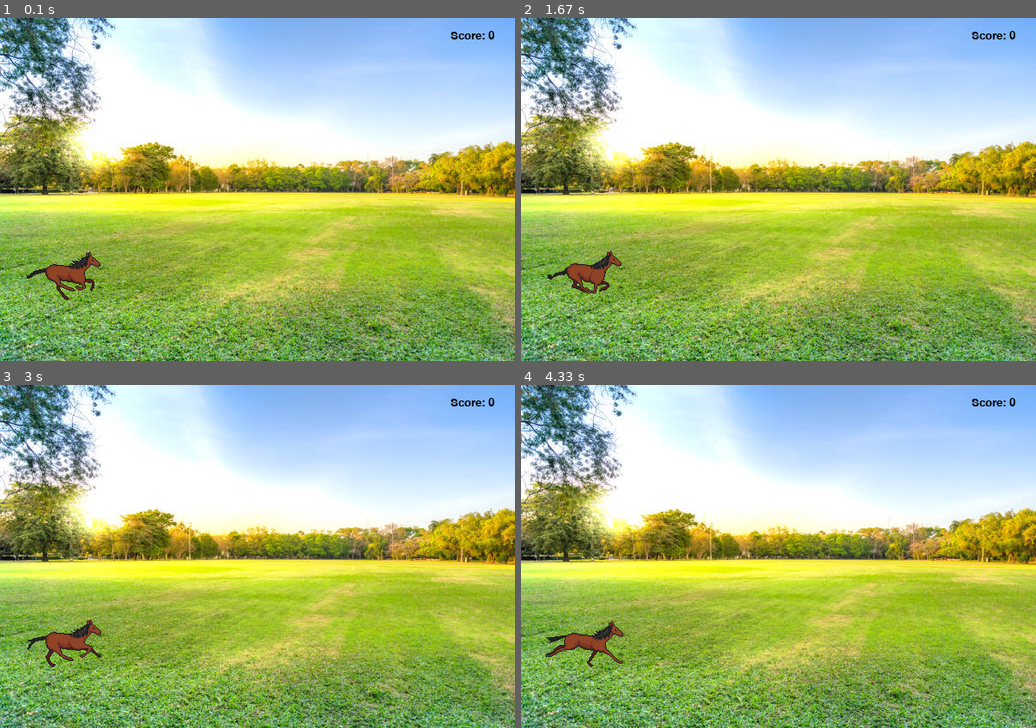
Above: before the commit, frames 1-4 (two rows, left to right).
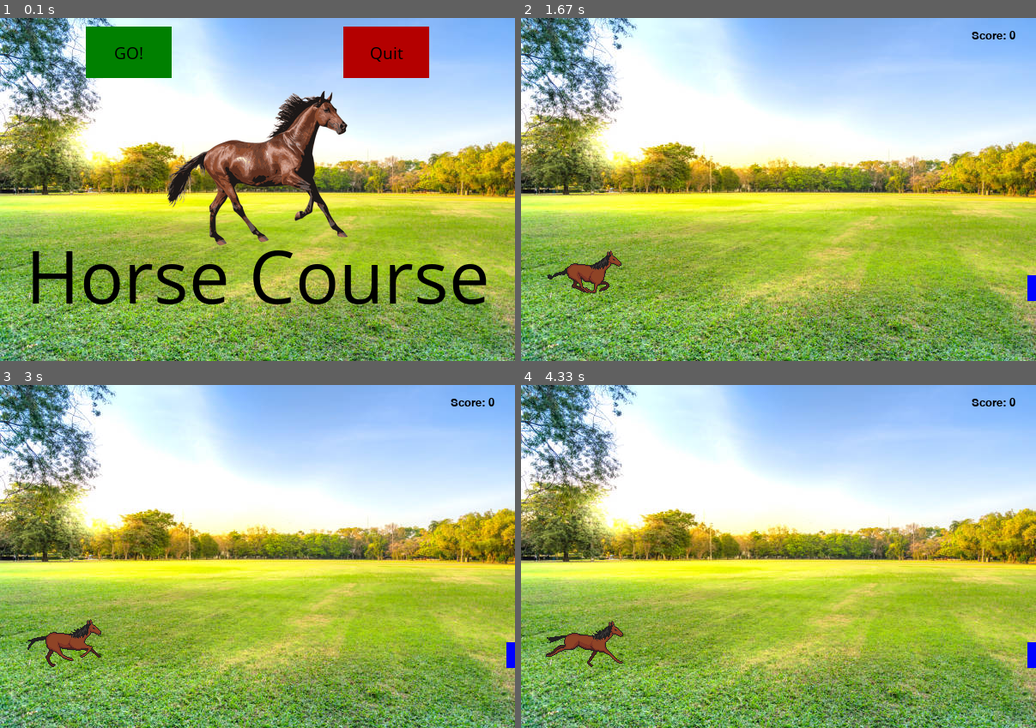
Above: after the commit, the same moments.

Repository: shamsmusa/CY300
Game: pygame game, started from working_Game.py
The game is run twice, just before and just after one commit, with the same random seed, the same clock (stepped at 60 frames per second) and the same inputs.
Inputs (mouse positions are in pixels of both pictures, inside the frame that each line leads up to):
- Up to frame 1 (0.1 s): no input
- Up to frame 2 (1.67 s): press the mouse at (649, 52) at 0.37 s; move the mouse to (737, 158) at 0.47 s; release the mouse at (830, 264) at 0.6 s
- Up to frame 3 (3 s): no input
- Up to frame 4 (4.33 s): no input

The runs differ from the first frame. In frame 1, 15% of the frame differs, in the area x 5-96%, y 2-84%; in frame 2, 0.1%; in frame 3, 0.1%; in frame 4, 0.1%.

Commit message:
Add files via upload

Diff:
--- a/working_Game.py
+++ b/working_Game.py
@@ -28,8 +28,8 @@
 GREEN = (0, 128, 0)
 BRIGHTGREEN = (0,255,0)
 PURPLE = (128, 0, 128)
-RED = (255, 0, 0)
-BRIGHTRED = (0,255,0)
+RED = (180, 0, 0)
+BRIGHTRED = (255,0,0)
 YELLOW = (255, 255, 0)
 NAVYBLUE = (0, 0, 128)
 WHITE = (255, 255, 255)
@@ -38,6 +38,7 @@
 FPS = 15 #frames per second
 W, H = 600, 400 #window width (pixels), window height (pixels)
 HW, HH = W / 2, H / 2
+gameDisplay = pygame.display.set_mode((W,H))
 AREA = W * H
 fps_clock = pygame.time.Clock()
 
@@ -153,27 +154,37 @@
     textrect.center = (x, y)
     surface.blit(textobj, textrect)
 
+#https://pythonprogramming.net/pygame-start-menu-tutorial/
+def text_objects(text, font):
+    textSurface = font.render(text, True, BLACK)
+    return textSurface, textSurface.get_rect()
+
+def message_display(text):
+    largeText = pygame.font.Font('freesansbold.ttf',115)
+    TextSurf, TextRect = text_objects(text, largeText)
+    TextRect.center = ((display_width/2),(display_height/2))
+    gameDisplay.blit(TextSurf, TextRect)
+
 # Displaying Text to PyGame Screen [Internet]. Python Programming; [cited 2018 Nov 13].
     # Available from: https://pythonprogramming.net/displaying-text-pygame-screen/?
     # completed=/adding-boundaries-pygame-video-game/
 #button for main menu
-"""
+
 def button(msg,x,y,w,h,ic,ac,action=None):
     mouse = pygame.mouse.get_pos()
     click = pygame.mouse.get_pressed()
-    print(click)
+    #print(click)
     if x+w > mouse[0] > x and y+h > mouse[1] > y:
         pygame.draw.rect(gameDisplay, ac,(x,y,w,h))
         if click[0] == 1 and action != None:
-            #action()
+            action()
     else:
-        pygame.draw.rect(gameDisplay, ic,(x,y,w,h))
+            pygame.draw.rect(gameDisplay, ic,(x,y,w,h))
 
     smallText = pygame.font.SysFont("comicsansms",20)
     textSurf, textRect = text_objects(msg, smallText)
     textRect.center = ( (x+(w/2)), (y+(h/2)) )
     gameDisplay.blit(textSurf, textRect)
-"""
 
 
 
@@ -231,8 +242,8 @@
         # if GO clicked, initiate game
         # if Quit clicked, terminate game
 
-        #button("GO!", 150, 450, 100, 50, GREEN, BRIGHTGREEN, play_game)
-        #button("Quit", 550, 450, 100, 50, RED, BRIGHTRED, terminate)
+        button("GO!", 100, 10, 100, 60, GREEN, BRIGHTGREEN, play_game)
+        button("Quit", 400, 10, 100, 60, RED, BRIGHTRED, terminate)
 
         pygame.display.update()
         fps_clock.tick(FPS)
@@ -263,10 +274,6 @@
     CENTER_HANDLE = 4
     index = 0
 
-    # Load jumps
-    # obstacle = pygame.draw.rect(surface, color, rect, width=0)
-    # obs = obstacle.get_rect()
-
     # Load stars
     # stars = pygame.image.load('star.gif')
     # star = stars.get_rect()
@@ -298,7 +305,8 @@
         index += 1
 
         # make Obstacle (jumps) move left
-        # obs.x = obs.x-5 if obs.x < DISPLAYSURF.get_width() else -obstacle.get_width()
+        obstacle = pygame.draw.rect(DISPLAYSURF, BLUE, [W-10,HH+100,10,30])
+        obstacle.x = obstacle.x-5 if obstacle.x < DISPLAYSURF.get_width() else -obstacle.get_width()
         # determine dispersment of obstacles and speed of obstacles
 
 
@@ -320,6 +328,4 @@
 
 
 if __name__ == '__main__':
-    #game_intro()
-    play_game()
-    # initiate play_game() if GO button selected
+    game_intro()
